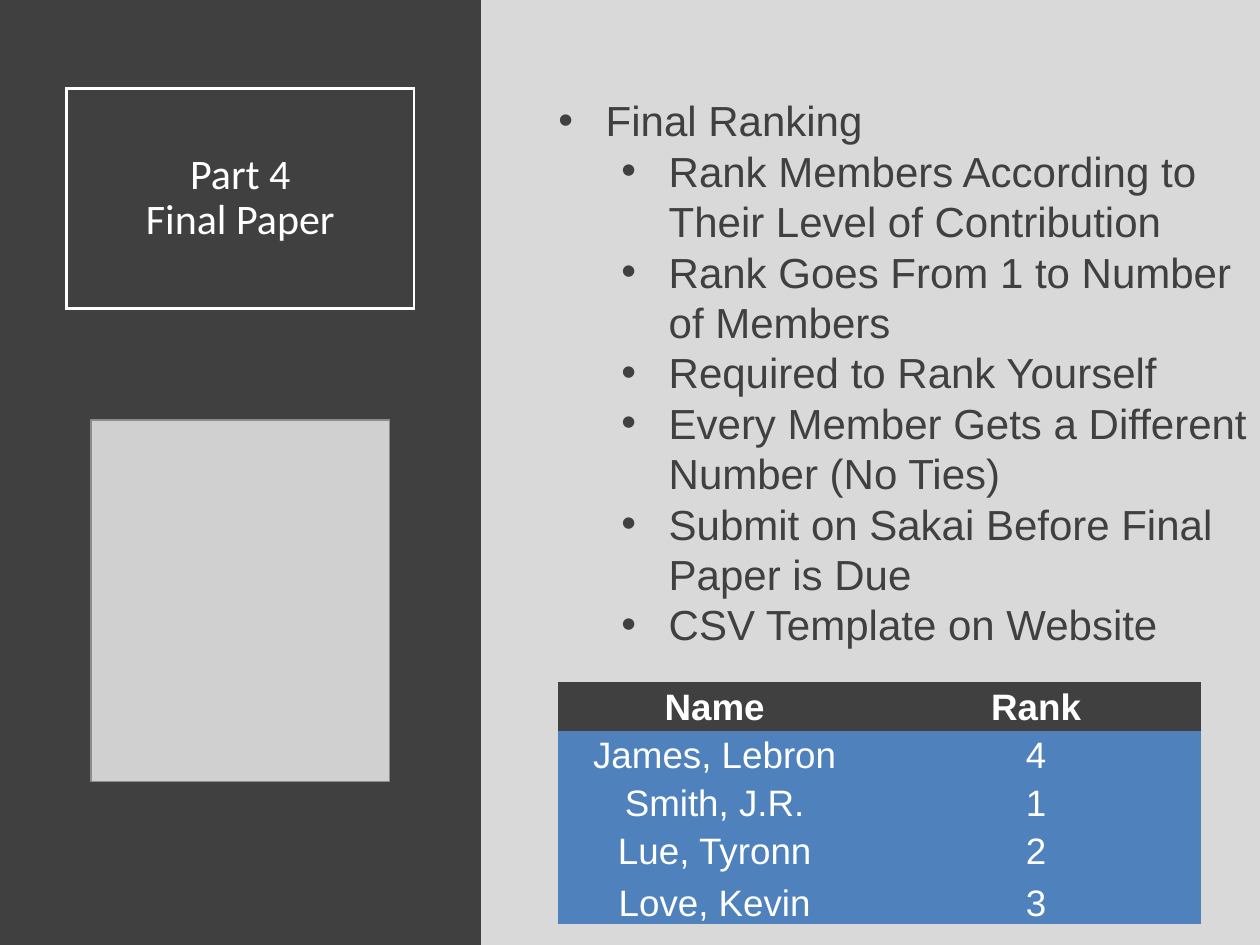
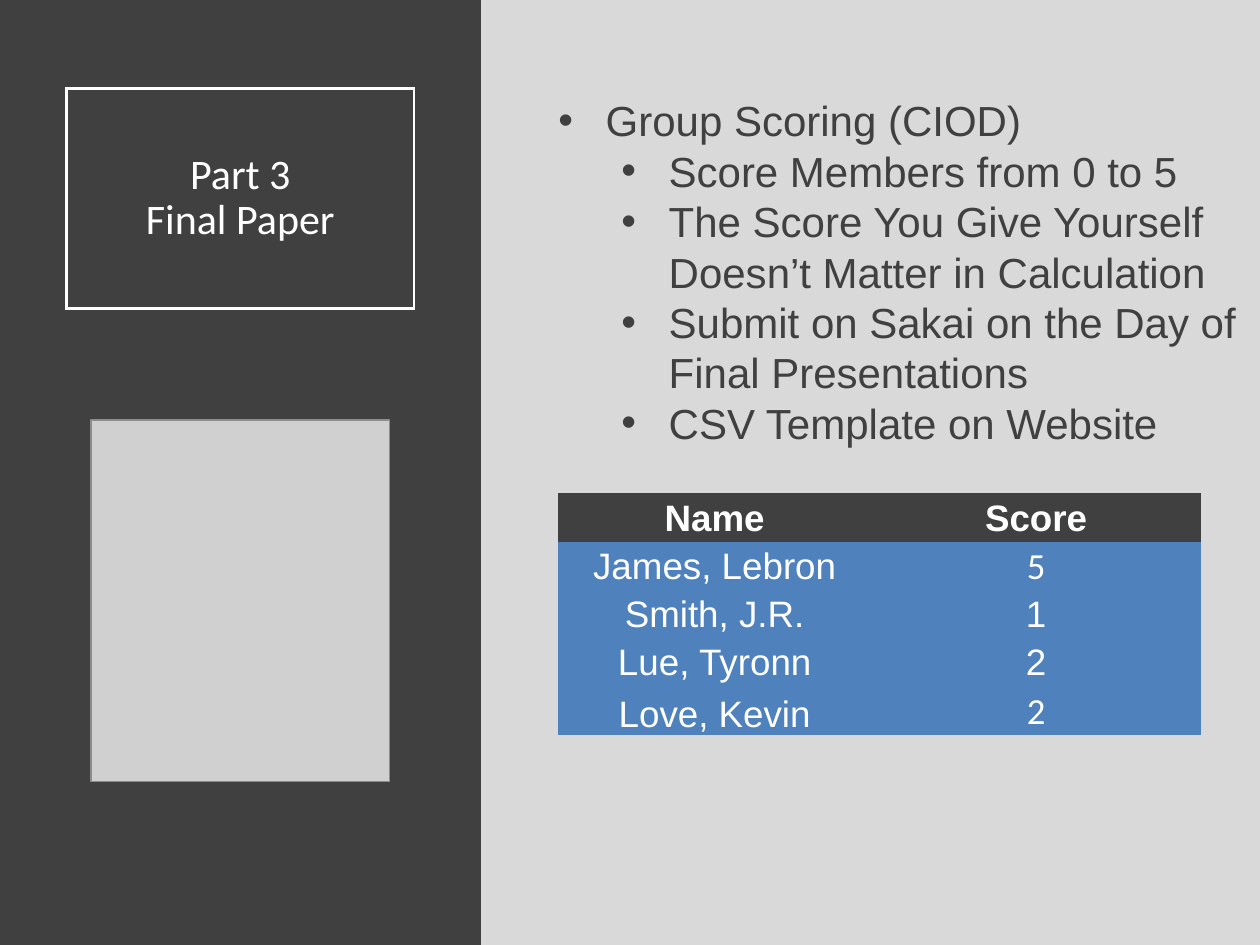
Before and after one commit to Yixf-Self/STOR320_WEBSITE, a slide deck: slide 11 of Lecture/Final Project 2/Final_Project_2_Lecture.pptx. Drawn at 1260x945 pixels with LibreOffice and Linux fonts; fonts in the diff are those of the drawing; grey boxes stand for pictures. Boxes give left, top, right and bottom in pixels: in the first picture for what was removed or moved away, otherwise in the second. Text is boxed around its words. In the diff, an @@ line names an element or a change of style, - is before the commit and + after.

```diff
--- a/Lecture/Final Project 2/Final_Project_2_Lecture.pptx
+++ b/Lecture/Final Project 2/Final_Project_2_Lecture.pptx
@@ text at <box>606,105,1236,389</box>: text changed @@
-• Final Ranking
-  • Rank Members According to Their Level of Contribution
-  • Rank Goes From 1 to Number of Members
-  • Required to Rank Yourself
-  • Every Member Gets a Different Number (No Ties)
-  • Submit on Sakai Before Final Paper is Due
+• Group Scoring (CIOD)
+  • Score Members from 0 to 5
+  • The Score You Give Yourself Doesn’t Matter in Calculation
+  • Submit on Sakai on the Day of Final Presentations
@@ title at <box>146,161,334,241</box>: text changed @@
-Part 4
-Final Paper
+Part 3
+Final Paper
@@ table at <box>558,494,1202,736</box> @@
-row 1, column 2: Rank
+row 1, column 2: Score
-row 2, column 2: 4
+row 2, column 2: 5
-row 5, column 2: 3
+row 5, column 2: 2
@@ table: place and size @@
-table at <box>558,683,1202,925</box>
+table at <box>558,494,1202,736</box>
```
Also in this commit, not shown: 11 other slides changed, 10 other files.
